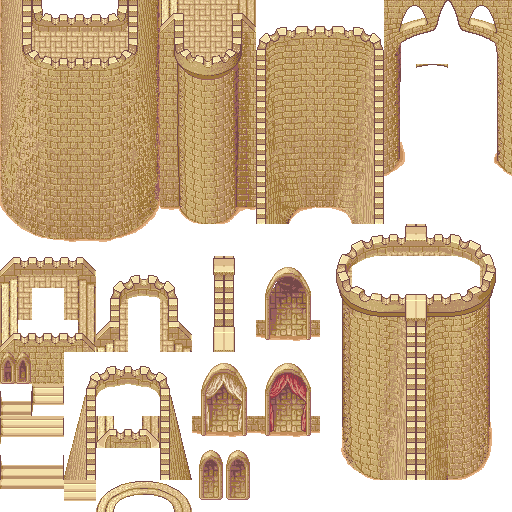
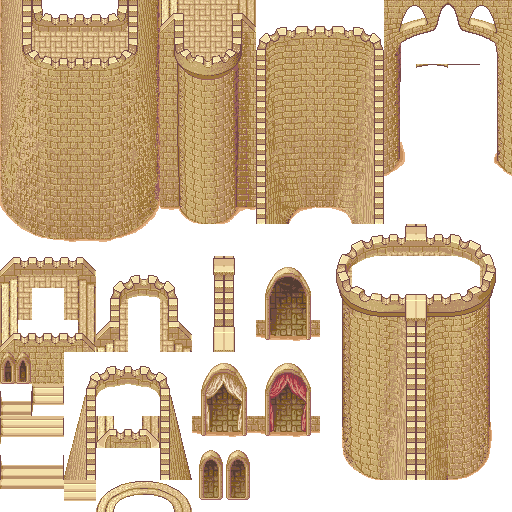
Layers edited between the first and the second 512×512 image:
painted on "Wall" over [442, 0, 480, 65]
added layer "Indoor" above "Floor" over [5, 277, 310, 498]
painted on "Floor" over [5, 277, 310, 498]
painted on "Sand" over [341, 422, 492, 480]